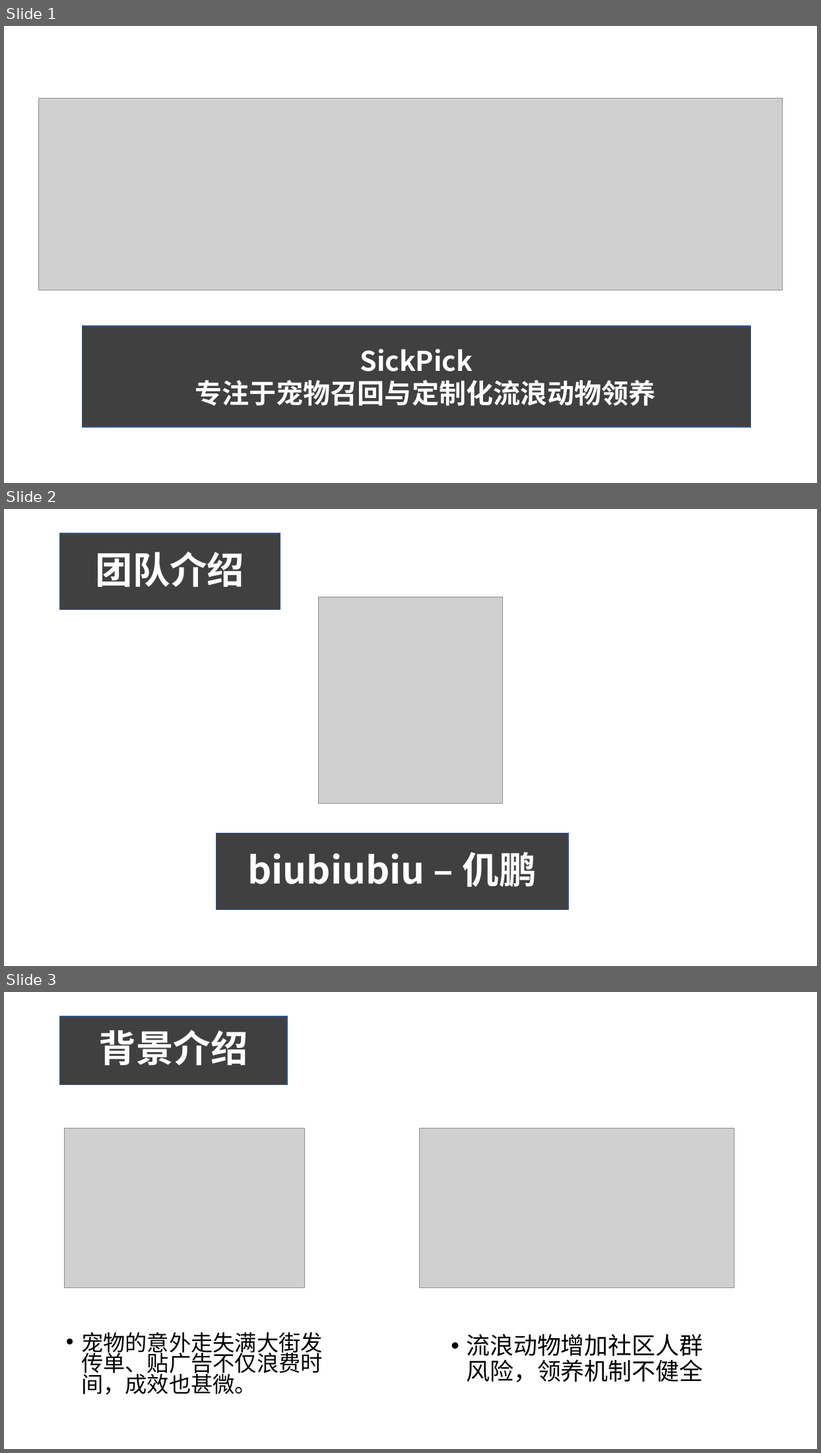
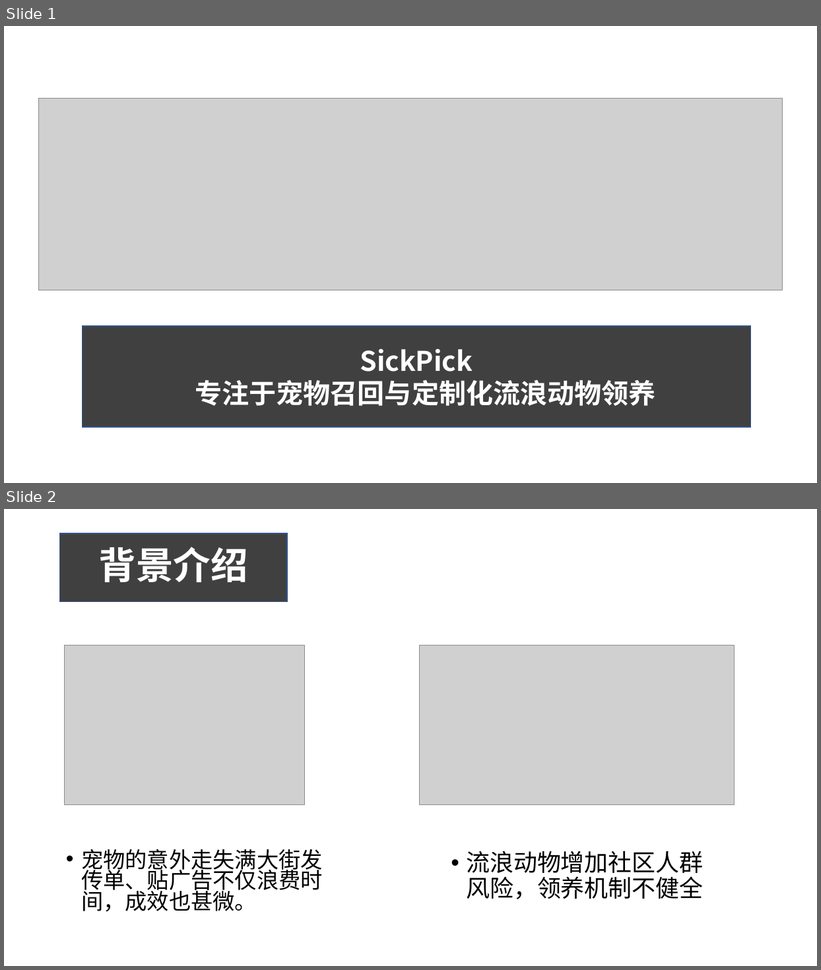
Before and after one commit to segmentfault/aws-hackathon-2020, a slide deck: 1 遗失宠物的智能寻找/SeekPick-biubiubiu/SeekPick.pptx. Shown one above the other, each under a label of ours: slides 1, 2 and 3 before the commit, slides 1 and 2 after it. The pictures are 821x1453 and 821x970 pixels, drawn with LibreOffice and Linux fonts; fonts in the diff are those of the drawing; grey boxes stand for pictures. Boxes give left, top, right and bottom in pixels: in the first picture for what was removed or moved away, otherwise in the second. Text is boxed around its words. In the diff, an @@ line names an element or a change of style, - is before the commit and + after.

Commit message:
fix ppt

```diff
--- a/1 遗失宠物的智能寻找/SeekPick-biubiubiu/SeekPick.pptx
+++ b/1 遗失宠物的智能寻找/SeekPick-biubiubiu/SeekPick.pptx
@@ slide 2 removed at (4, 509, 817, 966), background #FFFFFF @@
@@ title removed at (60, 533, 281, 609) @@
-团队介绍
@@ picture removed at (319, 597, 503, 803) @@
@@ rectangle removed at (217, 834, 568, 910) @@
-biubiubiu – 仉鹏
@@ what was slide 3 is now slide 2 @@
```
Also in this commit, not shown: 1 other file.
